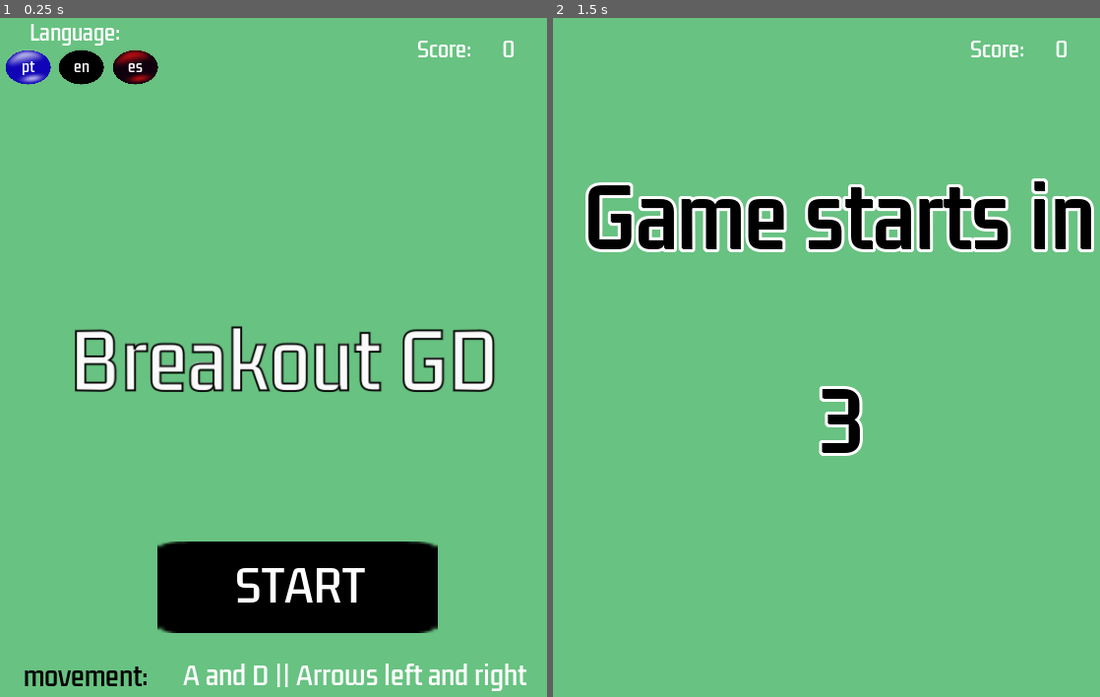
Above: before the commit, frames 1-2 (left to right).
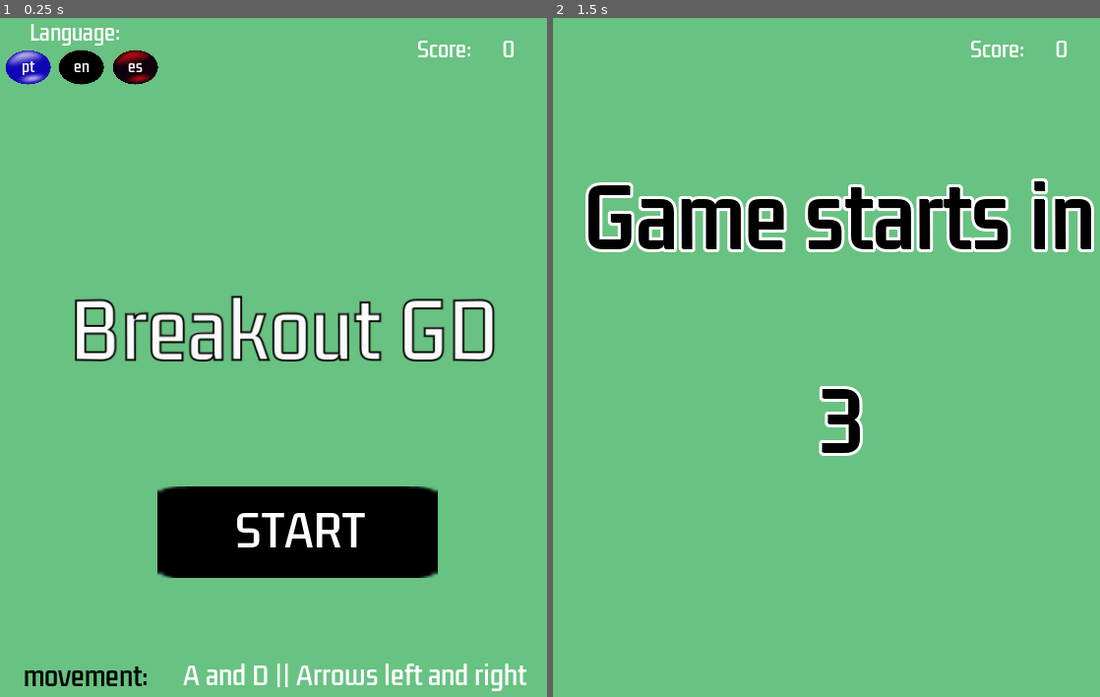
Above: after the commit, the same moments.

Repository: LuizAntonioPereira/breackout_gd
Game: Godot game, scene res://scenes/Game.tscn
The game is run twice, just before and just after one commit, with the same random seed, the same clock (stepped at 60 frames per second) and the same inputs. Sound files missing from this copy of the repository are replaced by a short silence.
Inputs:
- Up to frame 1 (0.25 s): no input
- Up to frame 2 (1.5 s): tap Enter (start_enter) at 0.5, 0.6, 1.25, 1.35 s; hold Right (ui_right) 0.53-1.28 s; hold Left (ui_left) from 1.28 s (still down)

The runs differ from the first frame. In frame 1, 14% of the frame differs, in the area x 13-91%, y 40-91%; in frame 2, nothing differs.

Commit message:
up

Diff:
--- a/scenes/Game.tscn
+++ b/scenes/Game.tscn
@@ -91,10 +91,11 @@
 shape = SubResource( 17 )
 
 [node name="start" type="Node2D" parent="."]
+position = Vector2( 0, -31 )
 
 [node name="btn_start" type="TouchScreenButton" parent="start"]
 modulate = Color( 0, 0, 0, 1 )
-position = Vector2( 173, 533 )
+position = Vector2( 173, 508 )
 scale = Vector2( 5.9375, 1.9375 )
 normal = ExtResource( 5 )
 
@@ -102,9 +103,9 @@
 anchor_right = 1.0
 anchor_bottom = 1.0
 margin_left = 196.0
-margin_top = 544.0
+margin_top = 519.0
 margin_right = 441.0
-margin_bottom = 613.0
+margin_bottom = 588.0
 custom_fonts/font = SubResource( 2 )
 text = "b_S"
 align = 1
--- a/scenes/game_over.tscn
+++ b/scenes/game_over.tscn
@@ -38,7 +38,7 @@
 
 [node name="ColorRect" type="ColorRect" parent="."]
 margin_right = 601.0
-margin_bottom = 798.0
+margin_bottom = 704.0
 color = Color( 0, 0, 0, 1 )
 __meta__ = {
 "_edit_use_anchors_": false
@@ -55,12 +55,15 @@
 align = 1
 valign = 1
 uppercase = true
+__meta__ = {
+"_edit_use_anchors_": false
+}
 
 [node name="lbl_points" type="Label" parent="."]
 margin_left = 226.0
-margin_top = 374.0
+margin_top = 363.0
 margin_right = 270.0
-margin_bottom = 421.0
+margin_bottom = 410.0
 custom_fonts/font = SubResource( 4 )
 text = "l_P"
 align = 1
@@ -71,9 +74,9 @@
 
 [node name="lbl_num" type="Label" parent="."]
 margin_left = 348.0
-margin_top = 374.0
+margin_top = 363.0
 margin_right = 388.0
-margin_bottom = 421.0
+margin_bottom = 410.0
 custom_fonts/font = SubResource( 6 )
 align = 1
 valign = 1
@@ -92,23 +95,26 @@
 align = 1
 valign = 1
 __meta__ = {
-"_edit_use_anchors_": true
+"_edit_use_anchors_": false
 }
 
 [node name="btn_new" type="TouchScreenButton" parent="."]
-position = Vector2( 137, 557 )
+position = Vector2( 118, 504 )
 scale = Vector2( 7.625, 1.75 )
 normal = ExtResource( 1 )
 
 [node name="lbl_new" type="Label" parent="."]
-margin_left = 149.0
-margin_top = 564.0
-margin_right = 493.0
-margin_bottom = 633.0
+margin_left = 130.0
+margin_top = 511.0
+margin_right = 474.0
+margin_bottom = 580.0
 custom_fonts/font = SubResource( 8 )
 text = "b_new"
 align = 1
 valign = 1
+__meta__ = {
+"_edit_use_anchors_": false
+}
 
 [node name="music" type="AudioStreamPlayer" parent="."]
 stream = ExtResource( 3 )
